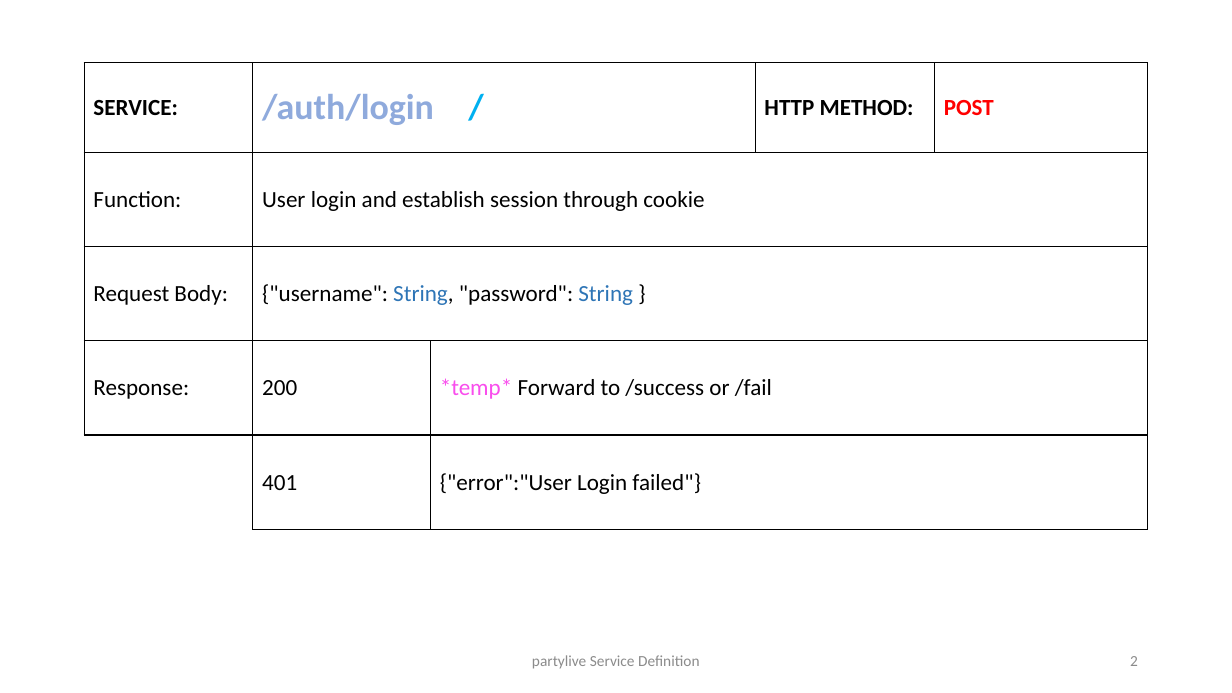
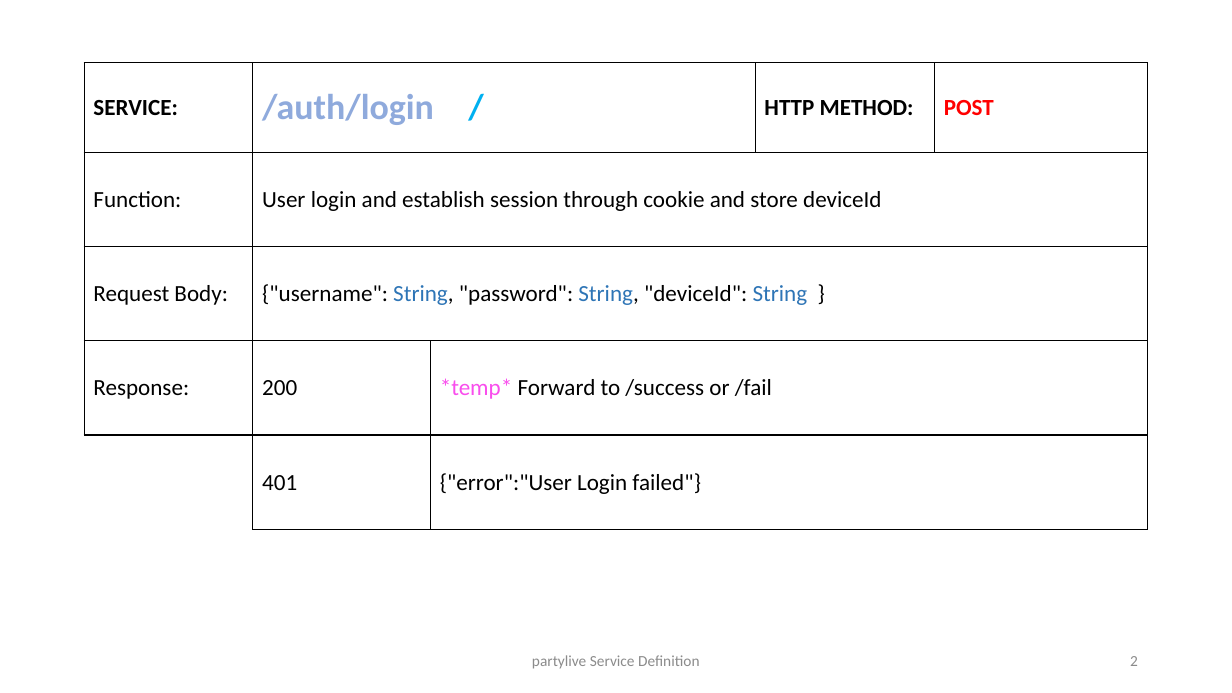
Before and after one commit to mschlechtinger/partylive, a slide deck: slide 2 of Service Definition.pptx. Drawn at 1232x693 pixels with LibreOffice and Linux fonts; fonts in the diff are those of the drawing. Boxes give left, top, right and bottom in pixels: in the first picture for what was removed or moved away, otherwise in the second. Text is boxed around its words. In the diff, an @@ line names an element or a change of style, - is before the commit and + after.

Commit message:
created new route (.../auth/deviceIdChanged), changed Service Definition, added deviceId to .../auth/register, added new route to index.js, bug-fix in .../events/allEvents

```diff
--- a/Service Definition.pptx
+++ b/Service Definition.pptx
@@ table at [84,63,1147,530] @@
-row 2, column 2: User login and establish session through cookie
+row 2, column 2: User login and establish session through cookie and store deviceId
@@ row 3, column 2: "{"username": String, "password": String }" to "{"username": String, "password": String, "deviceId": String }" @@
```
Also in this commit, not shown: 1 other slide changed, 1 slide added, 4 other files.
